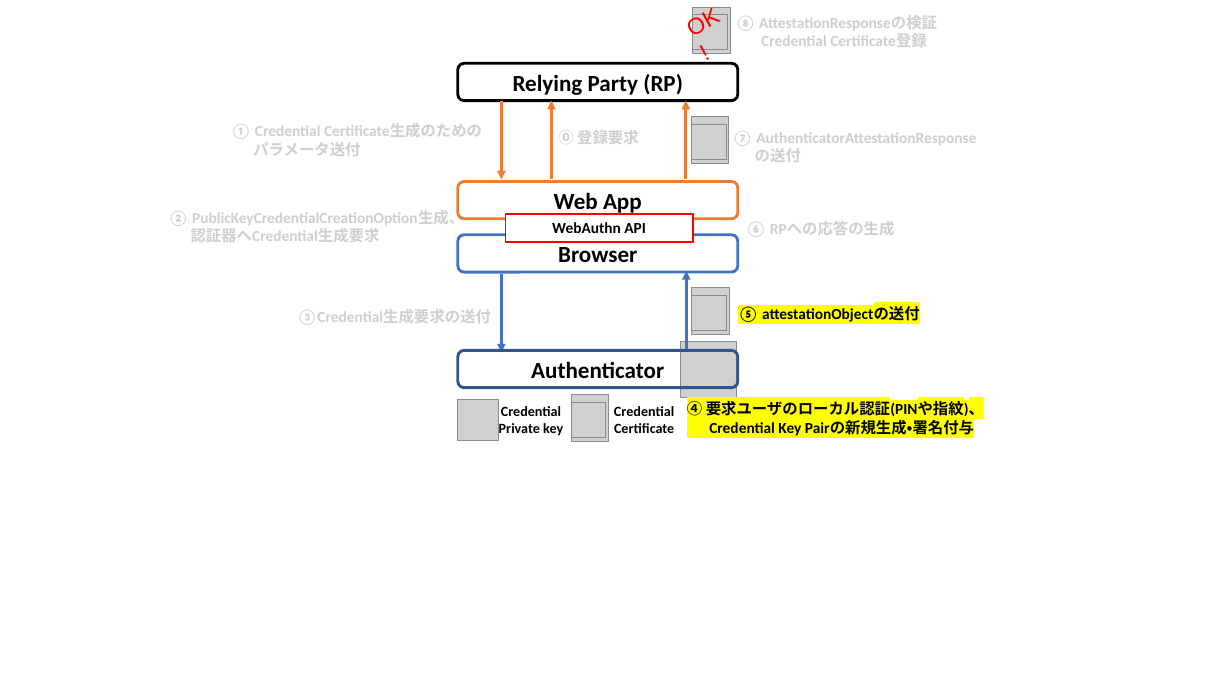
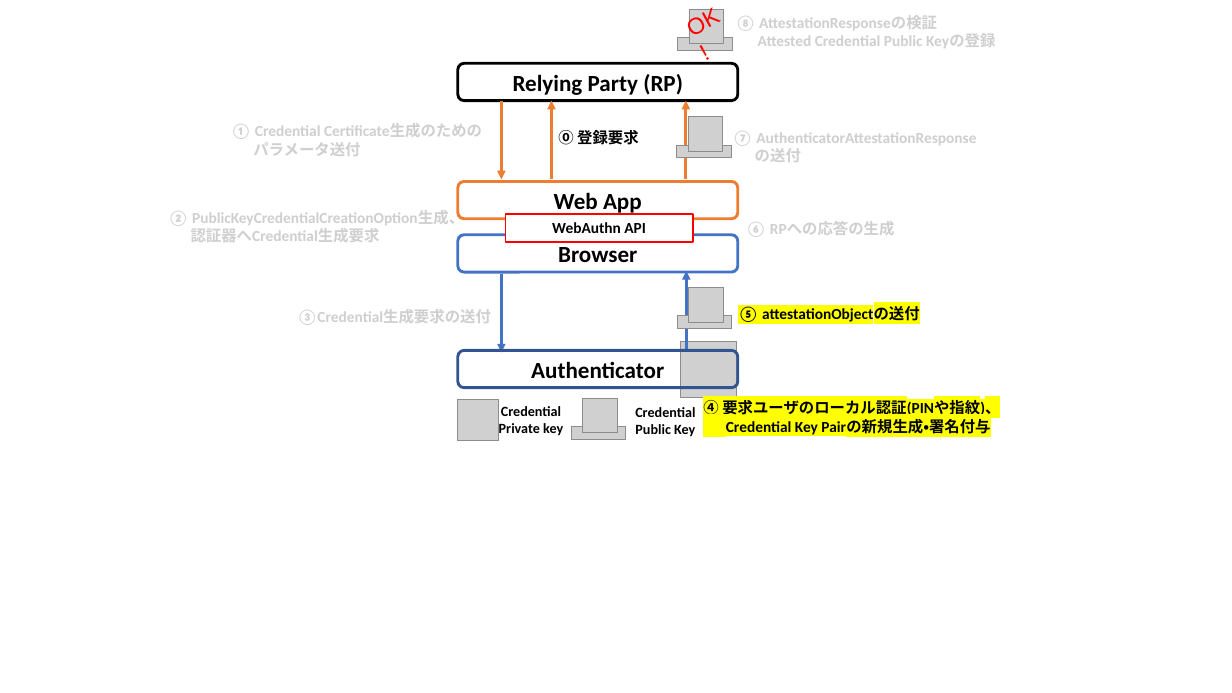
Before and after one commit to junkurihara/class-fido2_webauthn, a slide deck: slide 14 of slides/Figs/figures.pptx. Drawn at 1232x693 pixels with LibreOffice and Linux fonts; fonts in the diff are those of the drawing; grey boxes stand for pictures. Boxes give left, top, right and bottom in pixels: in the first picture for what was removed or moved away, otherwise in the second. Text is boxed around its words. In the diff, an @@ line names an element or a change of style, - is before the commit and + after.

```diff
--- a/slides/Figs/figures.pptx
+++ b/slides/Figs/figures.pptx
@@ picture: place and size @@
-picture at bbox=[693, 15, 727, 49]
+picture at bbox=[689, 9, 724, 43]
@@ picture removed at bbox=[693, 7, 730, 54] @@
@@ picture added at bbox=[678, 38, 733, 51] @@
@@ text at bbox=[758, 33, 995, 48]: text changed @@
-Credential Certificate登録
+Attested Credential Public Keyの登録
@@ picture: place and size @@
-picture at bbox=[691, 125, 726, 159]
+picture at bbox=[689, 117, 723, 152]
@@ picture removed at bbox=[691, 117, 728, 164] @@
@@ text "⓪ 登録要求" at bbox=[558, 127, 639, 147]: text colour #D0CECE to #000000 @@
@@ picture added at bbox=[677, 145, 731, 158] @@
@@ picture: place and size @@
-picture at bbox=[692, 296, 726, 330]
+picture at bbox=[689, 287, 724, 322]
@@ picture removed at bbox=[692, 288, 729, 335] @@
@@ picture added at bbox=[677, 316, 732, 329] @@
@@ picture removed at bbox=[571, 395, 608, 441] @@
@@ picture: place and size @@
-picture at bbox=[571, 403, 605, 437]
+picture at bbox=[583, 398, 617, 433]
@@ text at bbox=[635, 407, 695, 437]: text changed @@
-Credential
-Certificate
+Credential
+Public Key
@@ text "④ 要求ユーザのローカル認証(PINや指紋)、 Credential Key Pairの新規生成・署名付与": place and size @@
-text "④ 要求ユーザのローカル認証(PINや指紋)、 Credential Key Pairの新規生成・署名付与" at bbox=[687, 399, 984, 436]
+text "④ 要求ユーザのローカル認証(PINや指紋)、 Credential Key Pairの新規生成・署名付与" at bbox=[703, 398, 1000, 437]
@@ picture added at bbox=[571, 426, 626, 439] @@
```
Also in this commit, not shown: 6 other slides changed, 7 other files.
